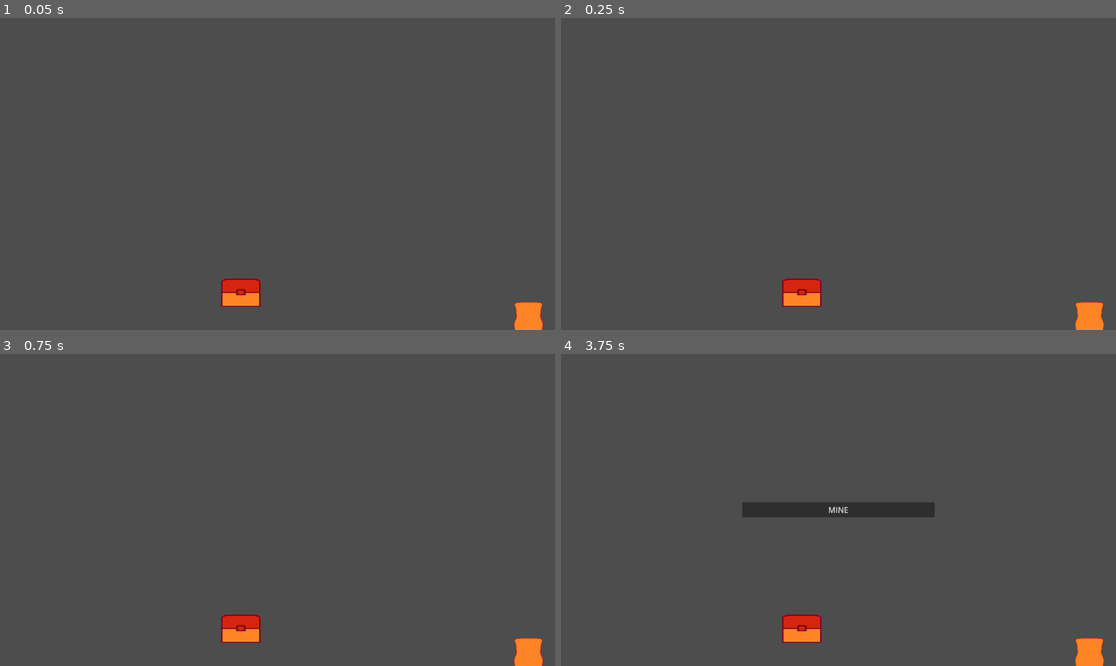
Above: before the commit, frames 1-4 (two rows, left to right).
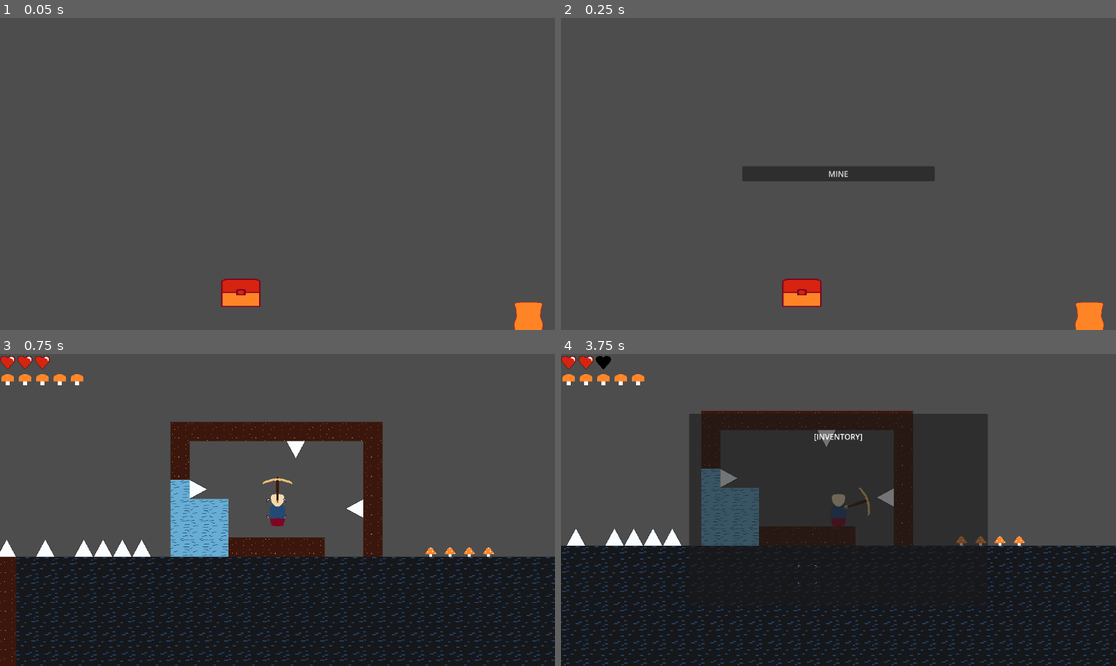
Above: after the commit, the same moments.

Repository: mathew-tran/Excavation
Game: Godot game, scene res://Scenes/Hub.tscn
Same seed, same stepped clock (60 frames per second), same inputs: the game is played once before the commit and once after it.
Inputs (mouse positions are in pixels of both pictures, inside the frame that each line leads up to):
- Up to frame 1 (0.05 s): no input
- Up to frame 2 (0.25 s): no input
- Up to frame 3 (0.75 s): click (277, 510) at 0.5 s, where only the run after the commit has a clickable "MINE"
- Up to frame 4 (3.75 s): move the mouse to (960, 494) at 1.27 s; hold D (Right) 1.28-2.78 s; tap Space (Jump) at 1.35, 1.52, 1.82, 2.27, 2.3, 2.57, 3.05 s; move the mouse to (727, 525) at 2.02 s; tap T (GoHome) at 2.1 s; move the mouse to (894, 441) at 2.77 s; press the mouse at (894, 441) at 2.78 s; hold A (Left) 2.78-3.53 s; move the mouse to (810, 572) at 3.52 s; release the mouse at (810, 572) at 3.53 s; hold D (Right) from 3.53 s (still down); tap Tab (Tab) at 3.6 s

Frame 1 is identical in both runs. In frame 2, 1.6% of the frame differs, in the area x 32-68%, y 47-53%; in frame 3, 44%; in frame 4, 60%, in the area x 0-100%, y 0-100%.

Commit message:
player can eat mushrooms to regain hunger

Diff:
--- /dev/null
+++ b/Content/DataTypes/EdibleItemData.gd
@@ -0,0 +1,4 @@
+extends ItemData
+
+class_name EdibleItemData
+@export var HungerAmount = 1
--- /dev/null
+++ b/Content/Items/ITEM_003_MUSHROOM.tres
@@ -0,0 +1,12 @@
+[gd_resource type="Resource" script_class="EdibleItemData" format=3 uid="uid://dnrdk2itqjdel"]
+
+[ext_resource type="Texture2D" uid="uid://b8e4oryfwse6v" path="res://Art/Object/Food/Mushroom.png" id="1_10fy6"]
+[ext_resource type="Script" uid="uid://cwnpiknic7gdx" path="res://Content/DataTypes/EdibleItemData.gd" id="1_hxo2w"]
+
+[resource]
+script = ExtResource("1_hxo2w")
+HungerAmount = 2
+ItemImage = ExtResource("1_10fy6")
+ItemName = "Mushroom"
+ItemID = "003"
+metadata/_custom_type_script = "uid://cwnpiknic7gdx"
--- a/Prefabs/ItemPickupArea.tscn
+++ b/Prefabs/ItemPickupArea.tscn
@@ -6,6 +6,7 @@
 radius = 73.109505
 
 [node name="ItemPickupArea" type="Area2D" unique_id=1069180871]
+collision_mask = 3
 script = ExtResource("1_mvwdv")
 
 [node name="CollisionShape2D" type="CollisionShape2D" parent="." unique_id=483785116]
--- a/Prefabs/Pickup.tscn
+++ b/Prefabs/Pickup.tscn
@@ -43,6 +43,8 @@
 }
 
 [node name="Pickup" type="RigidBody2D" unique_id=47611829]
+collision_layer = 4
+collision_mask = 5
 can_sleep = false
 script = ExtResource("1_sjvpx")
 
@@ -63,5 +65,9 @@
 [node name="Poll" type="Timer" parent="." unique_id=1766673933]
 autostart = true
 
+[node name="CanHitTimer" type="Timer" parent="." unique_id=2108867063]
+wait_time = 0.2
+one_shot = true
+
 [connection signal="timeout" from="Timer" to="." method="_on_timer_timeout"]
 [connection signal="timeout" from="Poll" to="." method="_on_poll_timeout"]
--- a/Prefabs/Player.tscn
+++ b/Prefabs/Player.tscn
@@ -69,6 +69,7 @@
 one_shot = true
 
 [node name="ItemPickupArea" parent="." unique_id=1069180871 instance=ExtResource("5_vxq8l")]
+collision_mask = 4
 
 [node name="Inventory" type="Node" parent="." unique_id=873284542 groups=["LocalInventory"]]
 script = ExtResource("6_gg3t4")
@@ -81,6 +82,7 @@
 script = ExtResource("7_javds")
 MaxHealth = 5
 bCanDie = false
+bCanDelay = false
 metadata/_custom_type_script = "uid://decepgx10tpk6"
 
 [node name="AnimationPlayer" type="AnimationPlayer" parent="." unique_id=371450473]
--- a/Prefabs/UI/HungerIcon.tscn
+++ b/Prefabs/UI/HungerIcon.tscn
@@ -2,5 +2,10 @@
 
 [ext_resource type="Texture2D" uid="uid://fu0r81wme5yo" path="res://Art/UI/Hunger.png" id="1_1gy5j"]
 
-[node name="TextureRect" type="TextureRect" unique_id=1244151145]
-texture = ExtResource("1_1gy5j")
+[node name="TextureRect" type="TextureProgressBar" unique_id=176397332]
+offset_right = 32.0
+offset_bottom = 32.0
+value = 100.0
+texture_under = ExtResource("1_1gy5j")
+texture_progress = ExtResource("1_1gy5j")
+tint_under = Color(0.12225223, 0.12225223, 0.12225223, 1)
--- a/Scenes/Main.tscn
+++ b/Scenes/Main.tscn
@@ -9,6 +9,8 @@
 [ext_resource type="Texture2D" uid="uid://lquywyrsuxyv" path="res://Art/Ground/Obsidian.png" id="3_v1gob"]
 [ext_resource type="Script" uid="uid://1oqm8oyvlba3" path="res://Scripts/BlockHealthGroup.gd" id="4_rgh2o"]
 [ext_resource type="Texture2D" uid="uid://rohg8ktglrdy" path="res://Art/Ground/Spike.png" id="6_h1m7h"]
+[ext_resource type="Resource" uid="uid://dnrdk2itqjdel" path="res://Content/Items/ITEM_003_MUSHROOM.tres" id="7_346fj"]
+[ext_resource type="Texture2D" uid="uid://b8e4oryfwse6v" path="res://Art/Object/Food/Mushroom.png" id="8_0sclb"]
 [ext_resource type="PackedScene" uid="uid://cf7oohm0ku7j0" path="res://Prefabs/PopupText.tscn" id="9_vy5pj"]
 [ext_resource type="PackedScene" uid="uid://bollbwkjf1fwe" path="res://Prefabs/UI/InventoryUI.tscn" id="10_bmxlf"]
 [ext_resource type="PackedScene" uid="uid://c853wwwv82brn" path="res://Scripts/UI/InfoText.tscn" id="11_4kpch"]
@@ -55,6 +57,12 @@
 0:0/0/physics_layer_1/polygon_0/points = PackedVector2Array(-0.63726044, -14.975643, 0, -14.975645, 20, 20, -20, 20)
 0:0/0/custom_data_4 = true
 
+[sub_resource type="TileSetAtlasSource" id="TileSetAtlasSource_sxkr1"]
+texture = ExtResource("8_0sclb")
+texture_region_size = Vector2i(40, 40)
+0:0/0 = 0
+0:0/0/custom_data_3 = ExtResource("7_346fj")
+
 [sub_resource type="TileSet" id="TileSet_rgh2o"]
 tile_size = Vector2i(40, 40)
 physics_layer_0/collision_layer = 1
@@ -74,11 +82,12 @@
 sources/1 = SubResource("TileSetAtlasSource_v1gob")
 sources/2 = SubResource("TileSetAtlasSource_jw32o")
 sources/3 = SubResource("TileSetAtlasSource_erwvk")
+sources/4 = SubResource("TileSetAtlasSource_sxkr1")
 
 [node name="Node2D" type="Node2D" unique_id=597554564]
 
 [node name="MiningLayer" type="TileMapLayer" parent="." unique_id=741484085 groups=["MiningLayer"]]
-tile_map_data = PackedByteArray("AAAQAA4AAAAAAAAAAAARAA4AAAA …(41040 unchanged characters)… AAAAAAAANAAkAAAAAAAAAAAANAAoAAAAAAAAAAAA=")
+tile_map_data = PackedByteArray("AAAQAA4AAAAAAAAAAAARAA4AAAA …(41040 unchanged characters)… AAAAAAAANAAkAAAAAAAAAAAANAAoAAAAAAAAAAAAaAA4ABAAAAAAAAAAbAA4ABAAAAAAAAAAcAA4ABAAAAAAAAAAdAA4ABAAAAAAAAAA=")
 tile_set = SubResource("TileSet_rgh2o")
 
 [node name="Health" parent="." unique_id=218940041 instance=ExtResource("2_kln2b")]
--- a/Scripts/Component/HealthComponent.gd
+++ b/Scripts/Component/HealthComponent.gd
@@ -11,9 +11,11 @@
 var bIsDead = false
 @export var bCanDie = true
 
+@export var bCanDelay = true
 var bCanTakeDamage = true
 var TimeBetweenDamage = .1
 var DamageTakenTimer : Timer
+
 
 func _ready() -> void:
 	DamageTakenTimer = Timer.new()
@@ -29,10 +31,10 @@
 func CanTakeDamage():
 	return DamageTakenTimer.time_left == 0.0
 
+func CanHeal():
+	return GetPercentage() < 90
+
 func Heal(amount):
-	if CanTakeDamage() == false:
-		return
-
 	Health += 1
 	if Health >= MaxHealth:
 		Health = MaxHealth
@@ -47,7 +49,8 @@
 	if bIsDead:
 		return
 
-	DamageTakenTimer.start()
+	if bCanDelay:
+		DamageTakenTimer.start()
 	Health -= amount
 	OnHit.emit(self)
 	if IsAlive() == false:
--- a/Scripts/Pickup.gd
+++ b/Scripts/Pickup.gd
@@ -18,9 +18,12 @@
 func MoveTowardsTarget():
 	if bIsMovingTowardsTarget:
 		return
+	if $CanHitTimer.time_left != 0.0:
+		return
+
 	bIsMovingTowardsTarget = true
 	$AnimationPlayer.stop()
-	$CollisionShape2D.queue_free()
+	$CollisionShape2D.set_deferred("disabled", true)
 
 func _process(delta: float) -> void:
 	if bIsMovingTowardsTarget:
@@ -29,7 +32,19 @@
 		global_position = global_position.move_toward(Target.global_position, delta * Speed)
 		if global_position.distance_to(Target.global_position) < 10:
 			if Target is Player:
-				Finder.GetPlayerInventory().AddItem(ItemType, 1, true)
+				if ItemType is EdibleItemData:
+					var percent = Target.GetHungerComponent().GetPercentage()
+					if percent < 98:
+						Finder.GetPlayer().GetHungerComponent().Heal(ItemType.HungerAmount)
+					else:
+						print("player too full : "+ str(percent) + "%")
+						bIsMovingTowardsTarget = false
+						freeze = false
+						$CollisionShape2D.set_deferred("disabled", false)
+						$CanHitTimer.start()
+						return
+				else:
+					Finder.GetPlayerInventory().AddItem(ItemType, 1, true)
 			else:
 				Finder.GetGlobalInventory().AddItem(ItemType, 1, true)
 			queue_free()
--- a/Scripts/Player.gd
+++ b/Scripts/Player.gd
@@ -11,6 +11,13 @@
 
 var bIsDead = false
 var bStatic = false
+
+var MinutesPerHungerPiece = 3
+
+func GetHungerDecayRate(delta):
+	var result = delta / (MinutesPerHungerPiece * 60)
+	return result
+
 func GetHealthComponent() -> HealthComponent:
 	return $HealthComponent
 
@@ -85,7 +92,7 @@
 		else:
 			velocity.x = 0
 
-	$HungerComponent.TakeDamage(1.5 *delta)
+	$HungerComponent.TakeDamage(GetHungerDecayRate(delta))
 	move_and_slide()
 	CheckHunger()
 
@@ -117,6 +124,7 @@
 	else:
 		Gravity = 0
 		velocity.y = 0
+		$JumpTimer.stop()
 
 
 
--- a/Scripts/PlayerSack.gd
+++ b/Scripts/PlayerSack.gd
@@ -15,7 +15,9 @@
 	print("Give items to global chest")
 	var data = Finder.GetPlayerInventory().Data
 	var globalChest = Finder.GetGlobalChest()
+	var hasItems = false
 	for key in data.keys():
+
 		var waitTime = .5
 		print(key)
 		var itemType = Helper.GetItemFromID(key)
@@ -32,8 +34,10 @@
 			instance.global_position = global_position
 			await get_tree().create_timer(waitTime).timeout
 			waitTime *= .75
+			hasItems = true
 
-	await get_tree().create_timer(1.0).timeout
+	if hasItems:
+		await get_tree().create_timer(1.0).timeout
 	Finder.GetPlayerInventory().Clear()
 	Finder.GetGlobalInventory().SaveInventory()
 	SaveManager.Save()
--- a/Scripts/UI/HungerBar.gd
+++ b/Scripts/UI/HungerBar.gd
@@ -20,6 +20,17 @@
 		if amount >= currentHealth:
 			instance.modulate = Color.BLACK
 
+		var value = 0
+		if currentHealth - 1 > amount:
+			value = 1
+		else:
+			var healthValue = currentHealth
+			while healthValue >= 1:
+				healthValue -= 1
+			value = healthValue
+
+		var progress = lerp(0, 100, value)
+		instance.value = progress
 
 func OnDeath(health: HealthComponent):
 	visible = false
Binary file added: Art/Object/Food/Mushroom.png
Not shown, added: Art/Object/Food/Mushroom.png.import
Not shown, added: Content/DataTypes/EdibleItemData.gd.uid
